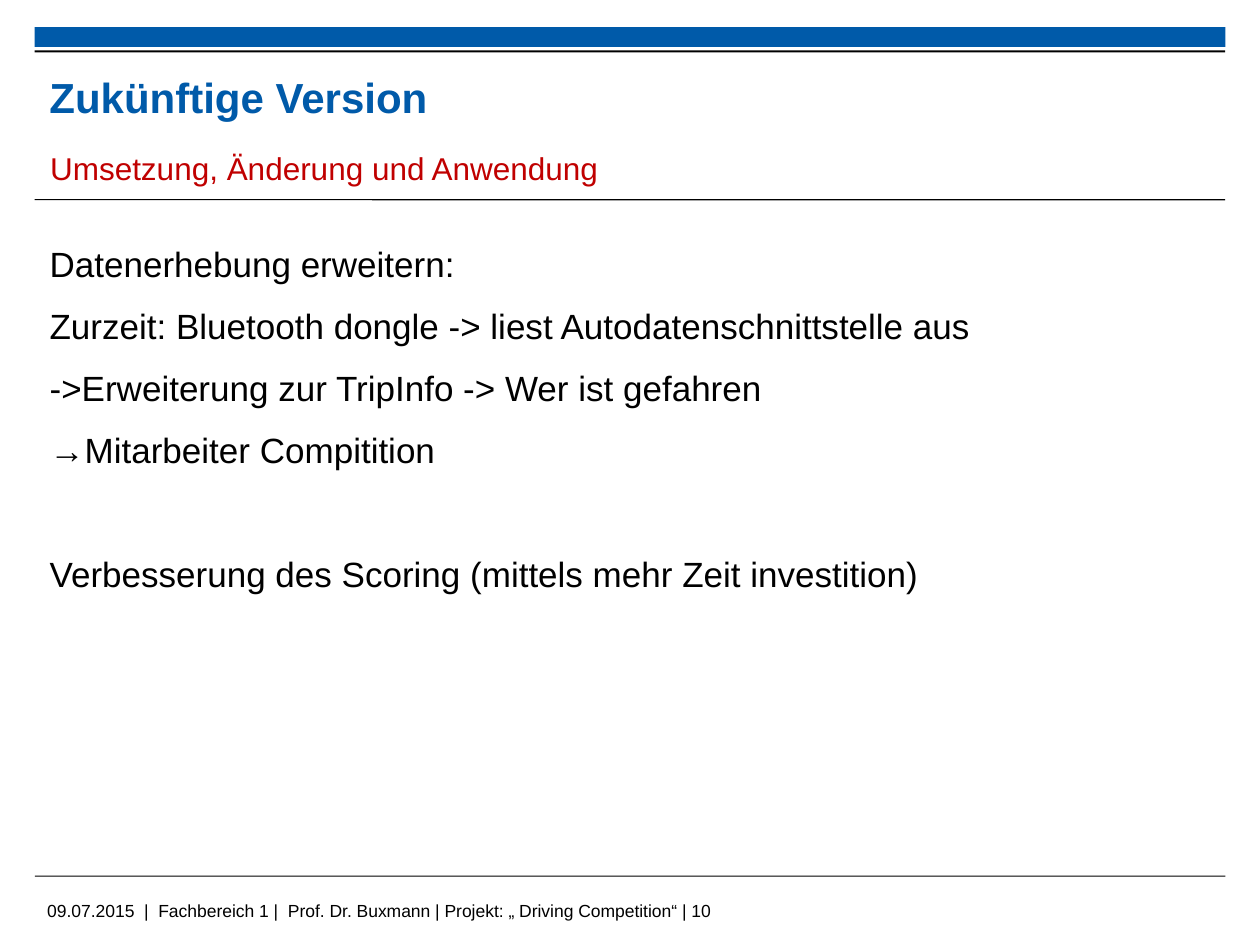
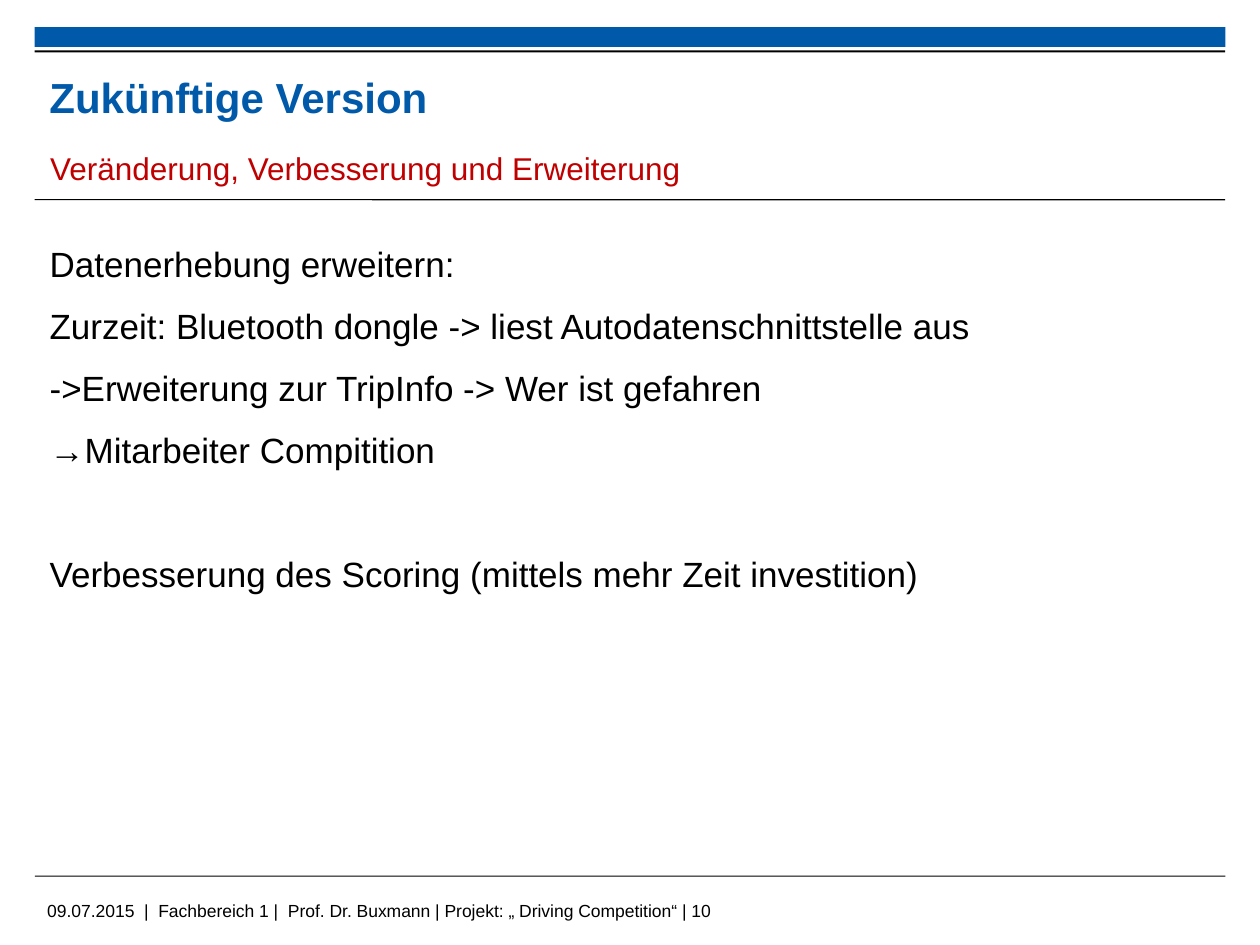
Before and after one commit to kolhagen/drivingcompetition, a slide deck: slide 10 of Big Data - Driving Compitiion.pptx. Drawn at 1260x945 pixels with LibreOffice and Linux fonts; fonts in the diff are those of the drawing; background and template pictures are left out. Boxes give left, top, right and bottom in pixels: in the first picture for what was removed or moved away, otherwise in the second. Text is boxed around its words. In the diff, an @@ line names an element or a change of style, - is before the commit and + after.

```diff
--- a/Big Data - Driving Compitiion.pptx
+++ b/Big Data - Driving Compitiion.pptx
@@ text at (50, 157, 680, 186): text changed @@
-Umsetzung, Änderung und Anwendung
+Veränderung, Verbesserung und Erweiterung
```
Also in this commit, not shown: 1 other file.
